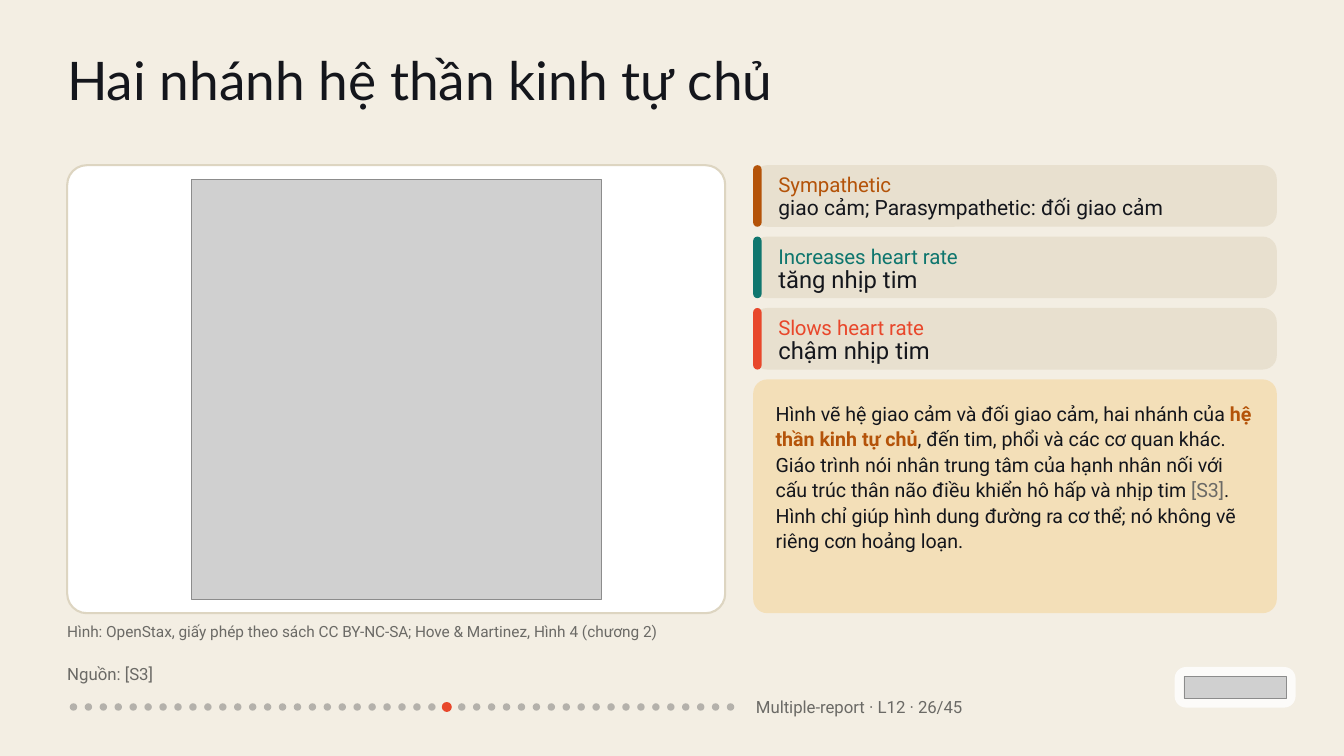
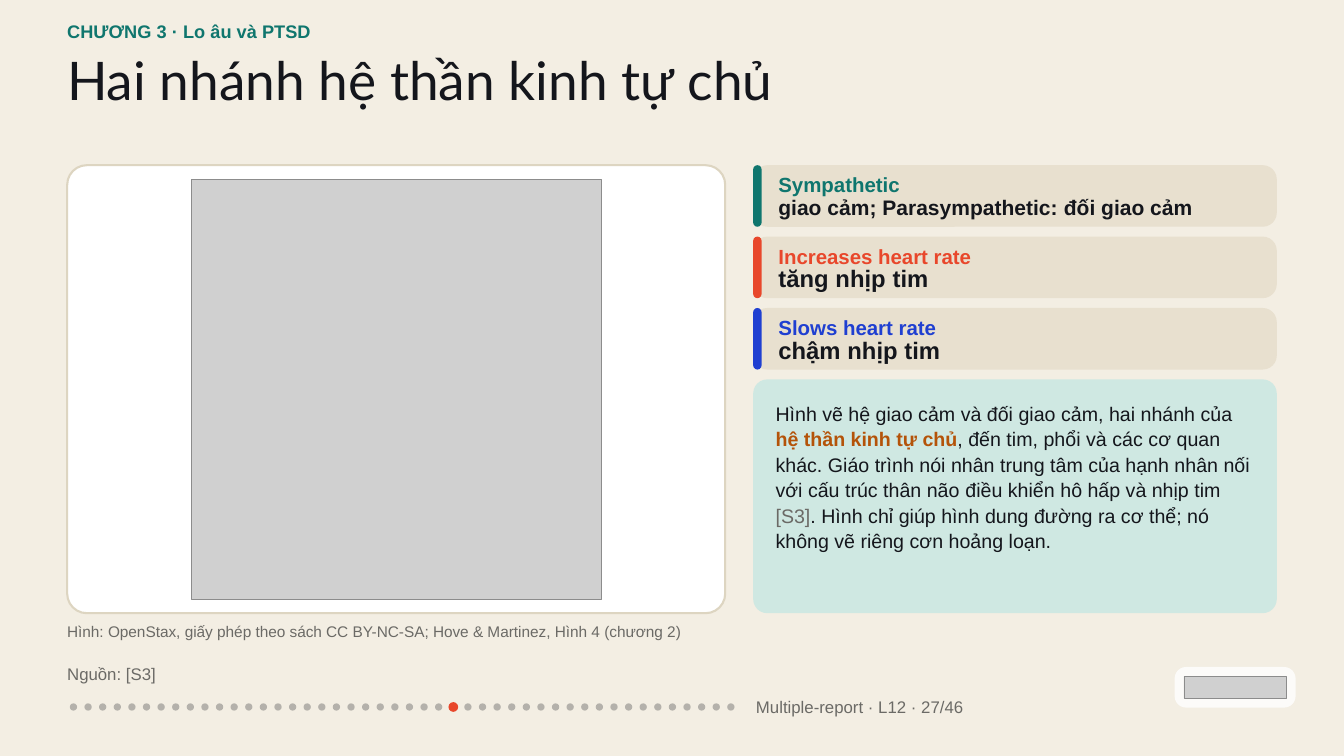
Before and after one commit to vohoailinh90/Multiple-report, a slide deck: slide 27 of lessons/L12/L12.pptx (slide 26 before the commit). Drawn at 1344x756 pixels with LibreOffice and Linux fonts; fonts in the diff are those of the drawing; grey boxes stand for pictures. Boxes give left, top, right and bottom in pixels: in the first picture for what was removed or moved away, otherwise in the second. Text is boxed around its words. In the diff, an @@ line names an element or a change of style, - is before the commit and + after.

```diff
--- a/lessons/L12/L12.pptx
+++ b/lessons/L12/L12.pptx
@@ text added at <box>67,24,311,38</box>, 19.5 pt, text #0F766E, bold @@
+CHƯƠNG 3 · Lo âu và PTSD
@@ rounded rectangle: place and size @@
-rounded rectangle at <box>753,237,761,298</box>
+rounded rectangle at <box>753,165,761,227</box>
@@ rounded rectangle removed at <box>753,165,761,227</box> @@
@@ text "Sympathetic" at <box>778,177,899,197</box>: font Roboto to Arial, text colour #B45309 to #0F766E, letter spacing -0.1 to 0 pt, bold on @@
@@ text "giao cảm; Parasympathetic: đối giao ..." at <box>778,199,1192,219</box>: font Roboto to Arial, bold on; letter spacing 0.1 to 0 pt in "giao"; letter spacing -0.1 to 0 pt in "Parasympathetic:"; letter spacing 0.1 to -0.1 pt in "đối" @@
@@ rounded rectangle: place and size @@
-rounded rectangle at <box>753,308,761,370</box>
+rounded rectangle at <box>753,237,761,298</box>
@@ text "Increases heart rate" at <box>778,249,971,264</box>: font Roboto to Arial, text colour #0F766E to #E8472B, bold on; letter spacing -0.1 to 0 pt in "Increases rate" @@
@@ text "tăng nhịp tim" at <box>778,269,929,292</box>: font Roboto to Arial, bold on; letter spacing -0.1 to 0 pt in "tăng" @@
@@ rounded rectangle added at <box>753,308,761,370</box>, fill #1F3FD1 @@
@@ text "Slows heart rate" at <box>778,320,936,335</box>: font Roboto to Arial, text colour #E8472B to #1F3FD1, bold on; letter spacing -0.2 to 0 pt in "Slows"; letter spacing -0.1 to 0 pt in "rate" @@
@@ text "chậm nhịp tim" at <box>778,341,940,364</box>: font Roboto to Arial, bold on @@
@@ rounded rectangle at <box>753,380,1277,614</box>: fill #F3DFB8 to #CFE8E2 @@
@@ text "Hình vẽ hệ giao cảm ..." at <box>776,406,1250,552</box>: font Roboto to Arial; letter spacing -0.1 to 0 pt in "vẽ hệ tâm với vẽ"; letter spacing -0.2 to 0 pt in "và và và"; letter spacing 0.1 to 0 pt in "đối đến trình riêng"; letter spacing 0 to 0.1 pt in "các"; letter spacing 0.2 to 0 pt in "điều"; letter spacing -0.3 to 0 pt in "ra" @@
@@ text "Hình: OpenStax, giấy phép theo ..." at <box>67,625,681,640</box>: font Roboto to Arial; letter spacing -0.1 to 0 pt in "BY-NC-SA; Hove" @@
@@ text "Nguồn: [S3]" at <box>67,667,156,684</box>: font Roboto to Arial @@
@@ 13 ellipses: place and size @@
-13 ellipses at <box>234,704,421,711</box>
+13 ellipses at <box>230,704,413,711</box>
@@ ellipse added at <box>421,704,428,711</box>, fill #14161C at 28% opacity @@
@@ 11 ellipses: place and size @@
-11 ellipses at <box>428,702,585,712</box>
+11 ellipses at <box>435,702,589,712</box>
@@ text at <box>756,701,963,717</box>: text changed; font Roboto to Arial @@
-Multiple-report · L12 · 26/45
+Multiple-report · L12 · 27/46
```
Also in this commit, not shown: 44 other slides changed, 1 slide added, 1 other file.
